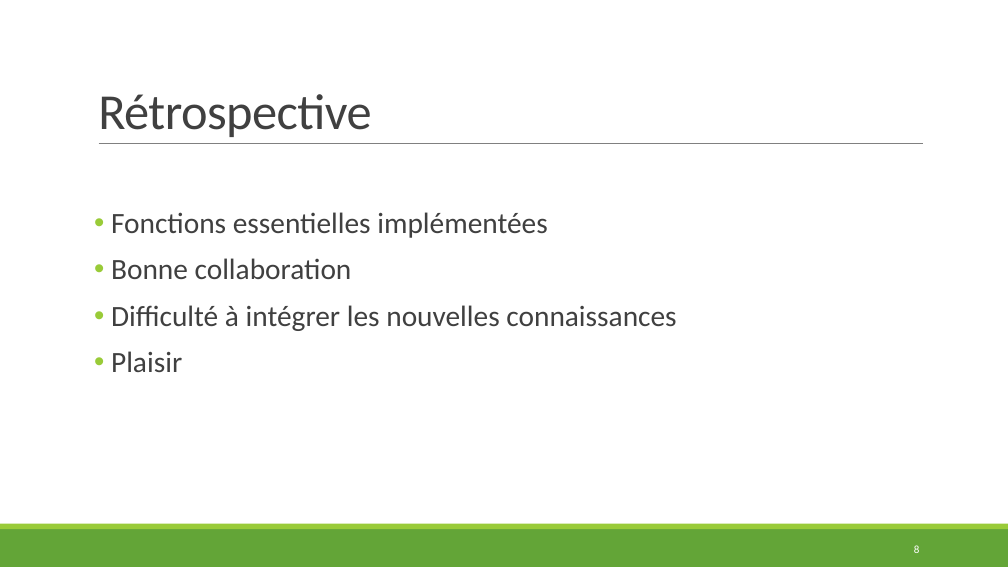
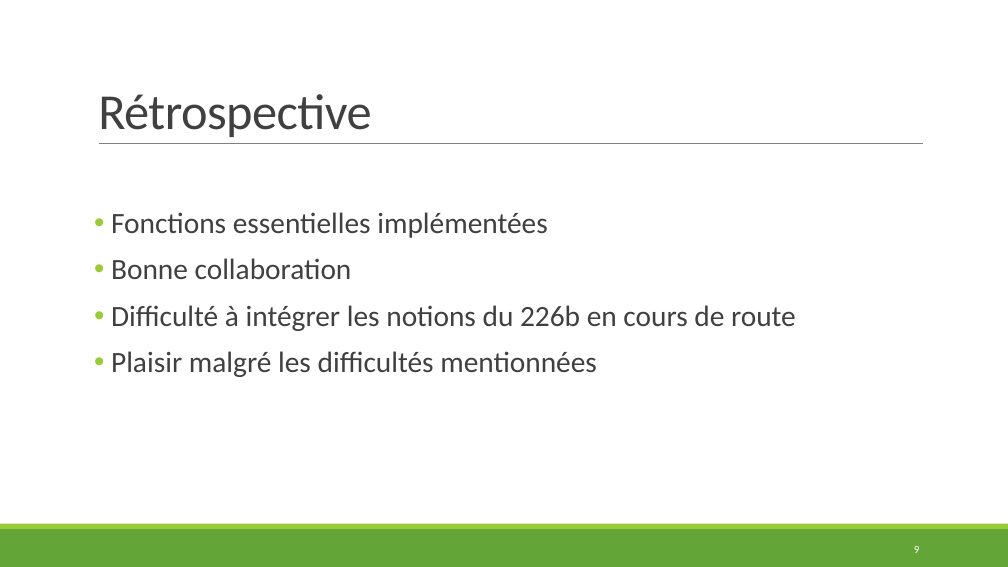
Before and after one commit to AntoineMartet/CargoFlow, a slide deck: slide 9 of Documentation/CargoFlow_Presentation.pptx (slide 8 before the commit). Drawn at 1008x567 pixels with LibreOffice and Linux fonts; fonts in the diff are those of the drawing. Boxes give left, top, right and bottom in pixels: in the first picture for what was removed or moved away, otherwise in the second. Text is boxed around its words. In the diff, an @@ line names an element or a change of style, - is before the commit and + after.

Commit message:
Update presentation

```diff
--- a/Documentation/CargoFlow_Presentation.pptx
+++ b/Documentation/CargoFlow_Presentation.pptx
@@ text at (x1=111, y1=305, x2=796, y2=377): text changed @@
-• Difficulté à intégrer les nouvelles connaissances
-• Plaisir
+• Difficulté à intégrer les notions du 226b en cours de route
+• Plaisir malgré les difficultés mentionnées
@@ page number at (x1=914, y1=546, x2=920, y2=553): text changed @@
-8
+9
```
Also in this commit, not shown: 4 other slides changed, 2 slides added, 1 slide removed, 1 other file.
